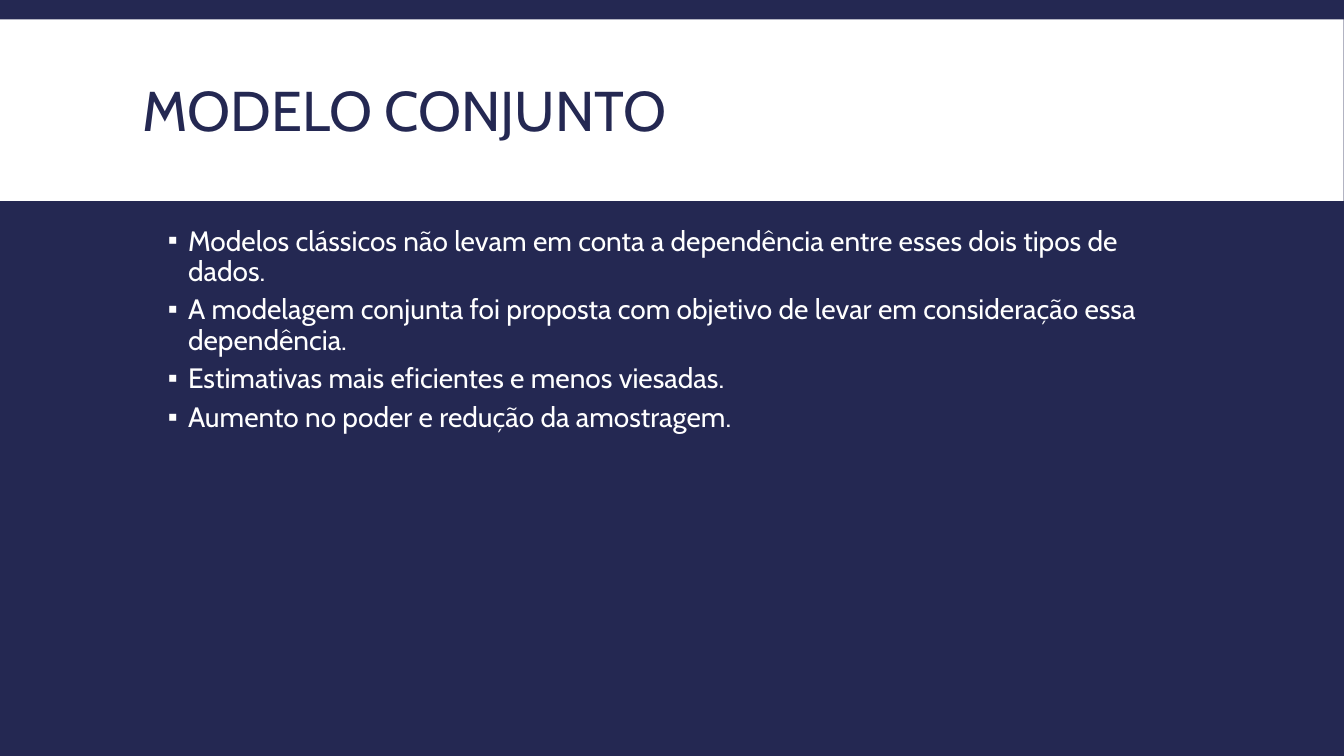
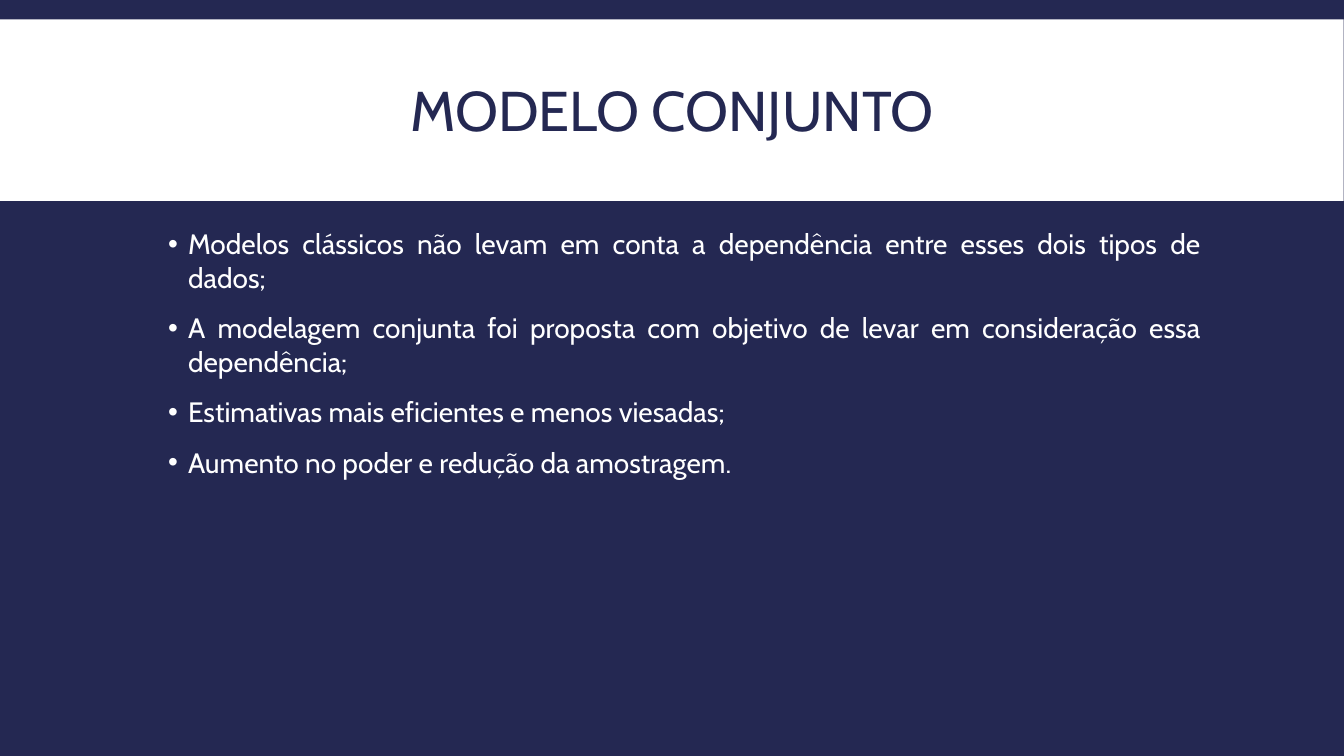
Before and after one commit to itff/Seminarios2, a slide deck: slide 6 of Apresentacao_Editado.pptx. Drawn at 1344x756 pixels with LibreOffice and Linux fonts; fonts in the diff are those of the drawing. Boxes give left, top, right and bottom in pixels: in the first picture for what was removed or moved away, otherwise in the second. Text is boxed around its words. In the diff, an @@ line names an element or a change of style, - is before the commit and + after.

```diff
--- a/Apresentacao_Editado.pptx
+++ b/Apresentacao_Editado.pptx
@@ title "MODELO CONJUNTO" at (x1=410, y1=91, x2=934, y2=141): alignment left to centre @@
@@ text at (x1=188, y1=233, x2=1200, y2=425): text changed @@
-  ▪ Modelos clássicos não levam em conta a dependência entre esses dois tipos de dados.
-  ▪ A modelagem conjunta foi proposta com objetivo de levar em consideração essa dependência.
-  ▪ Estimativas mais eficientes e menos viesadas.
+  • Modelos clássicos não levam em conta a dependência entre esses dois tipos de dados;
+  • A modelagem conjunta foi proposta com objetivo de levar em consideração essa dependência;
+  • Estimativas mais eficientes e menos viesadas;
@@ text at (x1=188, y1=452, x2=731, y2=479): alignment left to justified; bullet ▪ to •; line spacing 0.9 to 1; more space between paragraphs @@
```
Also in this commit, not shown: 28 other slides changed, 1 slide removed.
